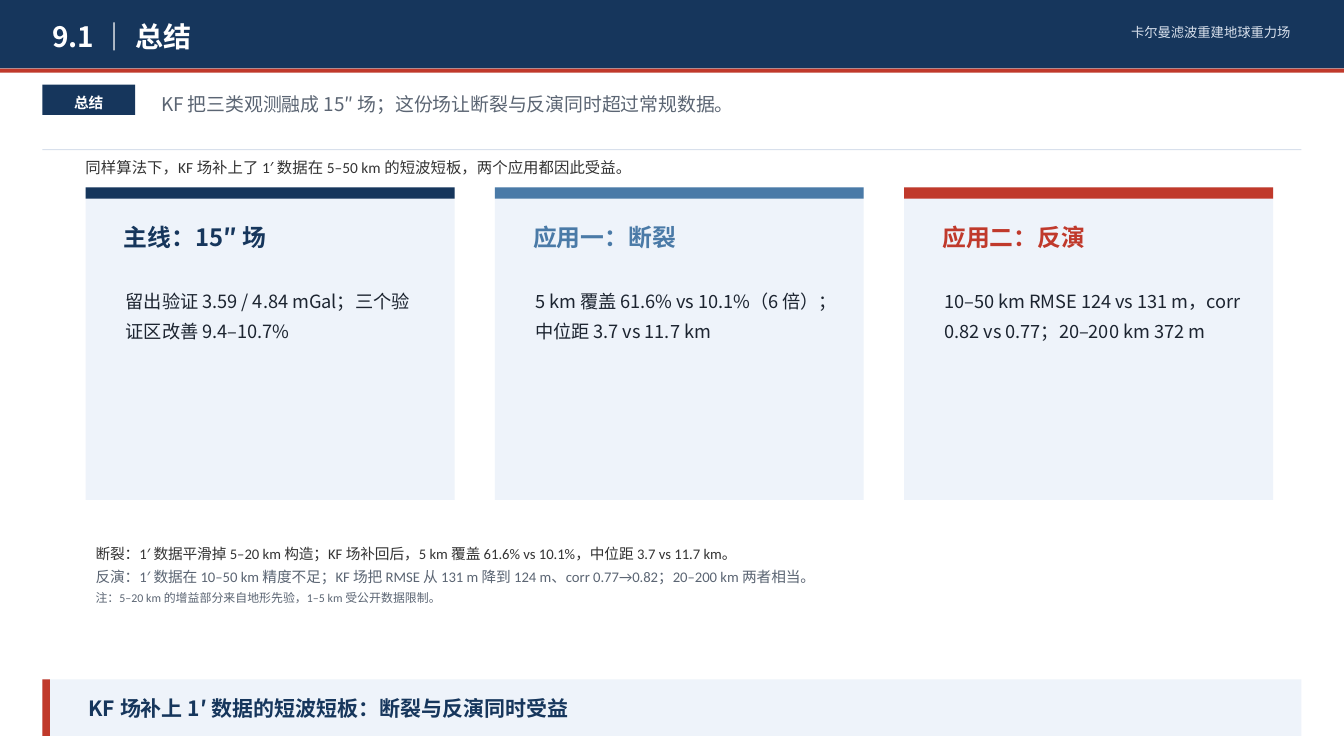
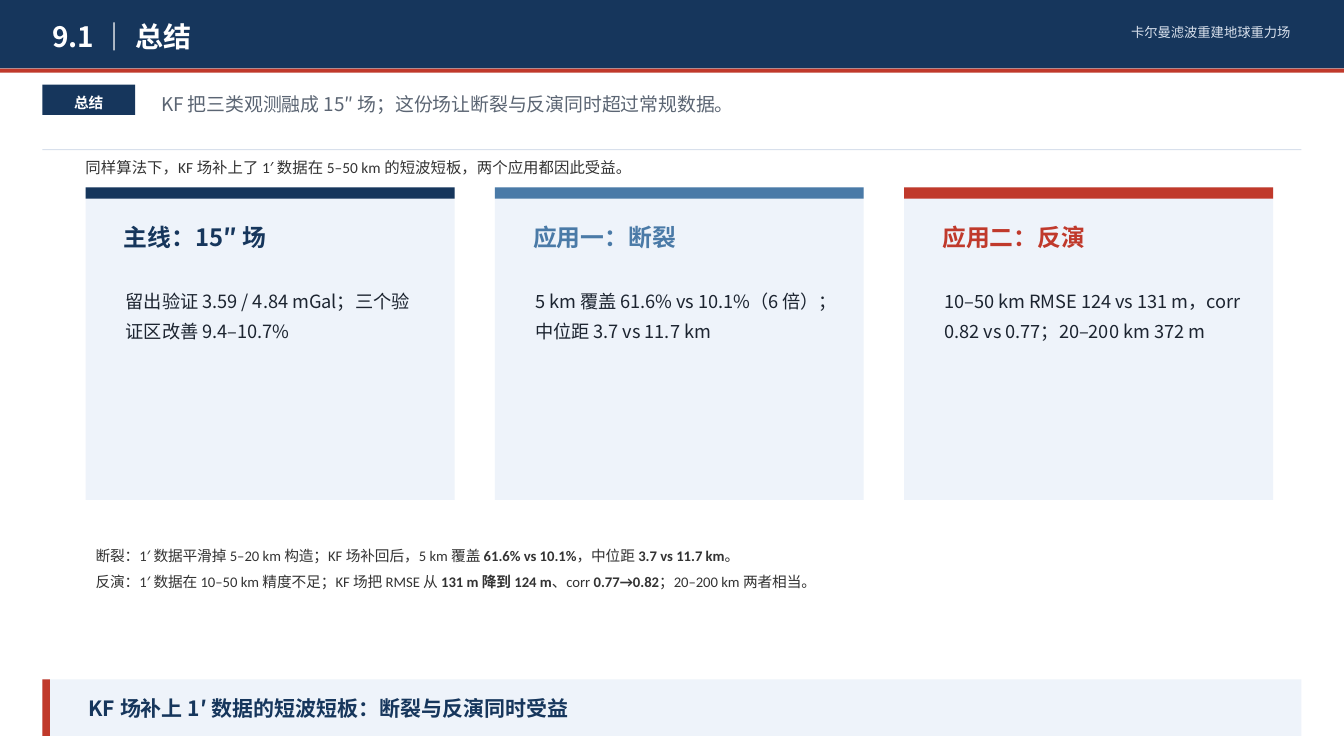
Before and after one commit to shuyunkai/kalman_gravity, a slide deck: slide 24 of ppt/卡尔曼滤波重建地球重力场_含研究内容.pptx. Drawn at 1344x756 pixels with LibreOffice and Linux fonts; fonts in the diff are those of the drawing. Boxes give left, top, right and bottom in pixels: in the first picture for what was removed or moved away, otherwise in the second. Text is boxed around its words. In the diff, an @@ line names an element or a change of style, - is before the commit and + after.

```diff
--- a/ppt/卡尔曼滤波重建地球重力场_含研究内容.pptx
+++ b/ppt/卡尔曼滤波重建地球重力场_含研究内容.pptx
@@ text "断裂：1′ 数据平滑掉 5–20 km 构造；KF ..." at (96,548,816,591): bold on in "61.6% vs 10.1%，中位距 3.7 vs 11.7 km。", "131 m 降到 124 m、corr 0.77→0.82；20–200"; text colour #5B6573 to #333333 in "反演：1′ 数据在 10–50 km 精度不足；KF 场把 RMSE ..."; more space between paragraphs; less space between paragraphs @@
@@ text at (96,592,440,603): paragraph removed @@
-注：5–20 km 的增益部分来自地形先验，1–5 km 受公开数据限制。
```
Also in this commit, not shown: 1 other slide changed, 3 other files.
